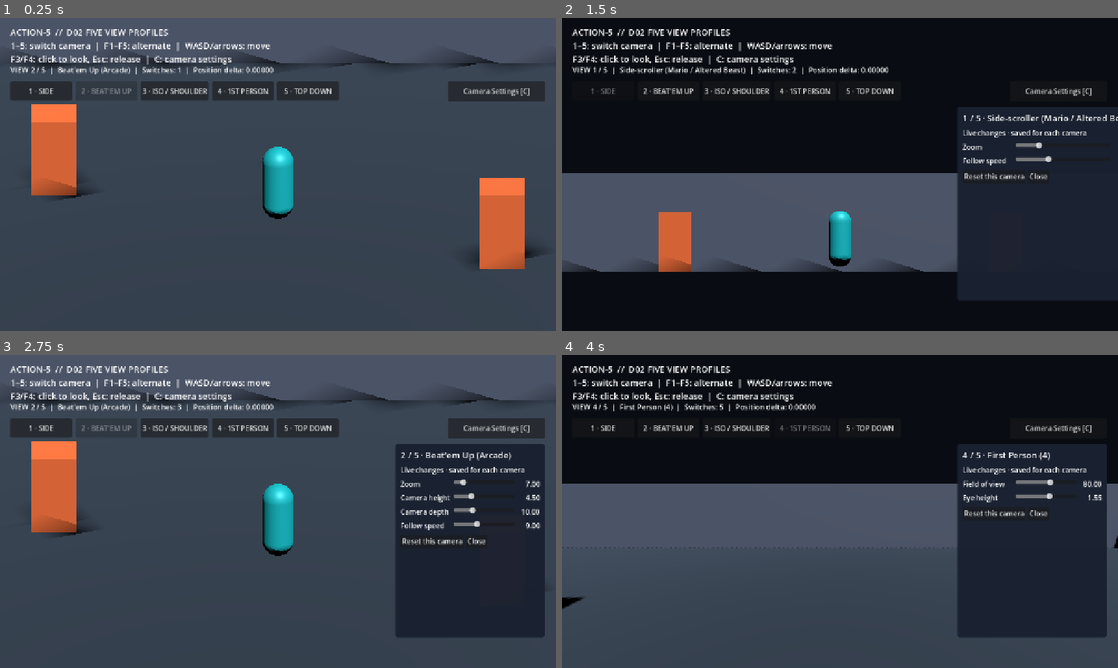
Above: before the commit, frames 1-4 (two rows, left to right).
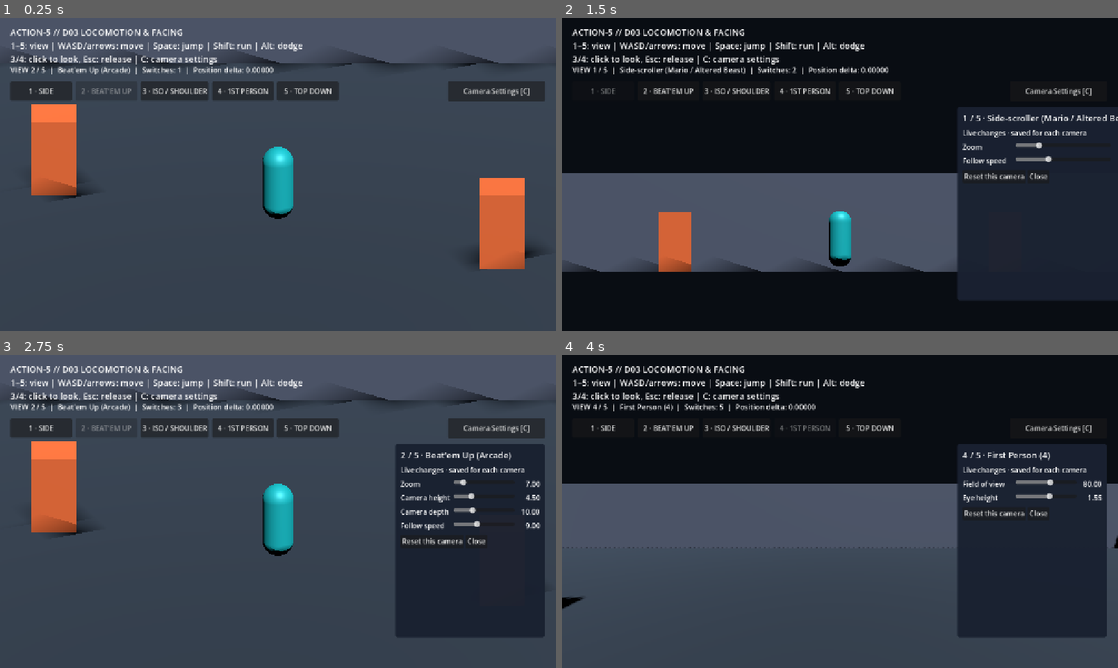
Above: after the commit, the same moments.

Repository: bravado/ACTION-5
Game: Godot game, scene res://demo/main.tscn
The game is run twice, just before and just after one commit, with the same random seed, the same clock (stepped at 60 frames per second) and the same inputs.
Inputs:
- Up to frame 1 (0.25 s): no input
- Up to frame 2 (1.5 s): click "Camera Settings [C]" at 0.5 s; click "1 · SIDE" at 1.25 s
- Up to frame 3 (2.75 s): click "2 · BEAT'EM UP" at 2 s
- Up to frame 4 (4 s): click "3 · ISO / SHOULDER" at 2.75 s; click "4 · 1ST PERSON" at 3.5 s

The runs differ from the first frame. In frame 1, 1.6% of the frame differs, in the area x 1-55%, y 3-15%; in frame 2, 1.7%; in frame 3, 1.6%; in frame 4, 1.7%.
Error in both runs: Trying to assign value of type 'Node3D' to a variable of type 'facing_presenter.gd'. (res://addons/action5/actor/action_actor.gd:12)

Commit message:
refactor(d03): connect real actor and movement input in demo/main.gd

Diff:
--- a/demo/main.gd
+++ b/demo/main.gd
@@ -2,11 +2,12 @@
 
 const ViewManagerScript = preload("res://addons/action5/camera/view_manager.gd")
 const ViewProfileScript = preload("res://addons/action5/camera/view_profile.gd")
-## D02 reference scene: character and world stay alive while camera profiles change.
-## D03 will replace the temporary movement mapping with reusable locomotion intents.
+const InputAdapterScript = preload("res://addons/action5/input/actor_input_adapter.gd")
+## D03 reference scene: movement and facing live in reusable addon components.
 
 @onready var _player: CharacterBody3D = $Player
 @onready var _views: ViewManagerScript = $ViewManager
+@onready var _input: InputAdapterScript = $ActorInput
 @onready var _status: Label = $Hud/Status
 @onready var _help: Label = $Hud/Help
 @onready var _mode_buttons: HBoxContainer = $Hud/ModeButtons
@@ -26,50 +27,21 @@
 
 
 func _process(_delta: float) -> void:
-    # Do not keep moving if the browser/window loses focus, or allow controls
-    # in a camera-settings dialog to drive the world-space actor.
     if not _has_window_focus or _camera_settings.visible:
-        _player.call("set_move_intent", Vector2.ZERO)
-        return
-    var x := float(Input.is_key_pressed(KEY_D) or Input.is_key_pressed(KEY_RIGHT))
-    x -= float(Input.is_key_pressed(KEY_A) or Input.is_key_pressed(KEY_LEFT))
-    var z := float(Input.is_key_pressed(KEY_S) or Input.is_key_pressed(KEY_DOWN))
-    z -= float(Input.is_key_pressed(KEY_W) or Input.is_key_pressed(KEY_UP))
-    var axes := Vector2(x, z).normalized()
-    var movement := _map_demo_movement(axes)
-    _player.call("set_move_intent", movement)
-
-
-func _map_demo_movement(axes: Vector2) -> Vector2:
-    var mode: ViewProfileScript.Mode = _views.current_profile.mode
-    if mode == ViewProfileScript.Mode.SIDE:
-        return Vector2(axes.x, 0.0)
-
-    if mode == ViewProfileScript.Mode.BEATEMUP:
-        return axes
-
-    var camera_basis: Basis = _views.get_active_camera().global_basis
-    var right := Vector3(camera_basis.x.x, 0.0, camera_basis.x.z).normalized()
-    var forward := Vector3.ZERO
-    if mode == ViewProfileScript.Mode.ISOMETRIC or mode == ViewProfileScript.Mode.RETRO_TOPDOWN:
-        # Vertical overhead view must use screen-up; camera forward projects to zero.
-        forward = Vector3(camera_basis.y.x, 0.0, camera_basis.y.z).normalized()
-    else:
-        # First-person uses camera heading, even at level pitch.
-        forward = Vector3(-camera_basis.z.x, 0.0, -camera_basis.z.z).normalized()
-    var world_move: Vector3 = right * axes.x - forward * axes.y
-    if world_move.length_squared() > 1.0:
-        world_move = world_move.normalized()
-    return Vector2(world_move.x, world_move.z)
+        _input.set_enabled(false)
+    elif not _input.enabled:
+        _input.set_enabled(true)
 
 
 func _notification(what: int) -> void:
     if what == NOTIFICATION_WM_WINDOW_FOCUS_OUT:
         _has_window_focus = false
-        if is_instance_valid(_player):
-            _player.call("set_move_intent", Vector2.ZERO)
+        if is_instance_valid(_input):
+            _input.set_enabled(false)
     elif what == NOTIFICATION_WM_WINDOW_FOCUS_IN:
         _has_window_focus = true
+        if is_instance_valid(_input) and not _camera_settings.visible:
+            _input.set_enabled(true)
 
 
 func _on_mode_button_pressed(index: int) -> void:
@@ -81,6 +53,7 @@
     if _camera_settings.visible:
         _camera_settings.call("refresh_controls")
         Input.mouse_mode = Input.MOUSE_MODE_VISIBLE
+    _input.set_enabled(not _camera_settings.visible and _has_window_focus)
 
 
 func _unhandled_input(event: InputEvent) -> void:
@@ -88,7 +61,6 @@
         if event.keycode == KEY_C:
             _toggle_camera_settings()
             get_viewport().set_input_as_handled()
-
 
 
 func _on_view_changed(current: ViewProfileScript, _previous: ViewProfileScript) -> void:
@@ -100,10 +72,7 @@
     for i in range(5):
         var button := _mode_buttons.get_node("Mode" + str(i + 1)) as Button
         button.disabled = i == _views.active_index
-    _help.text = "ACTION-5  //  D02 FIVE VIEW PROFILES\n1–5: switch camera  |  F1–F5: alternate  |  WASD/arrows: move\nF3/F4: click to look, Esc: release  |  C: camera settings"
-    # Demo-only occluder: platformer and arcade-brawler cameras
-    # need an unobstructed view of the actors. Keep wall collisions active.
-    # Generic per-view roof/wall occlusion will be implemented in D08.
+    _help.text = "ACTION-5 // D03 LOCOMOTION & FACING\n1–5: view | WASD/arrows: move | Space: jump | Shift: run | Alt: dodge\n3/4: click to look, Esc: release | C: camera settings"
     var front_wall_mesh := get_node("SouthWall/MeshInstance3D") as MeshInstance3D
     front_wall_mesh.visible = (
         current.mode != ViewProfileScript.Mode.SIDE
